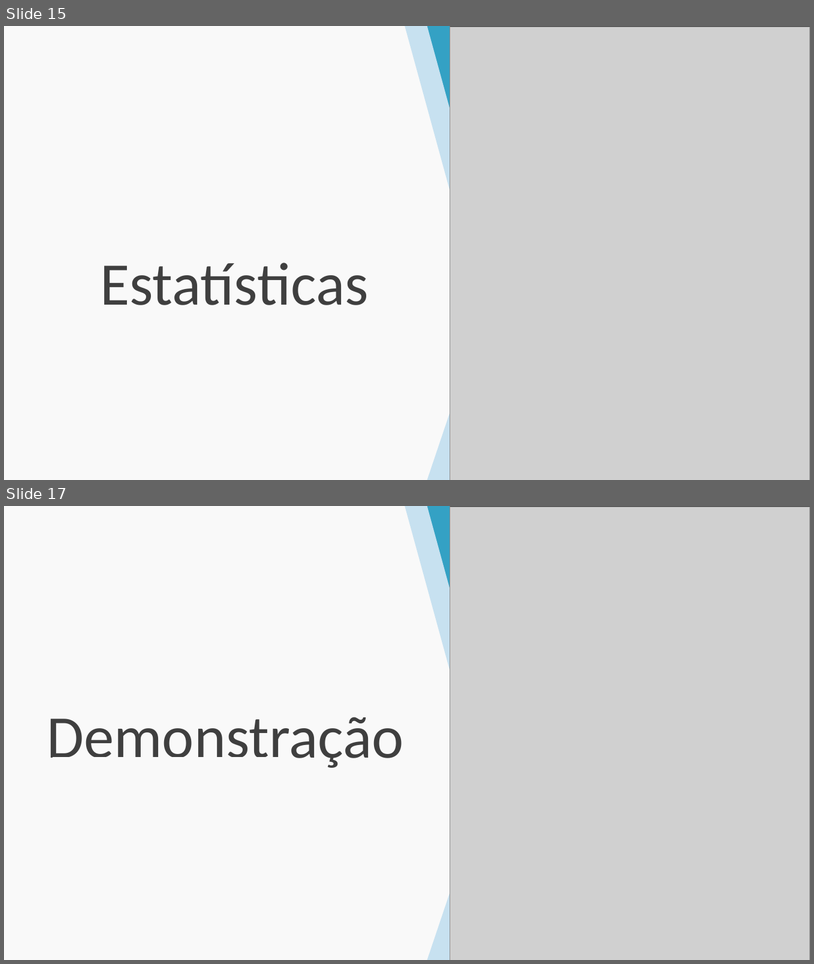
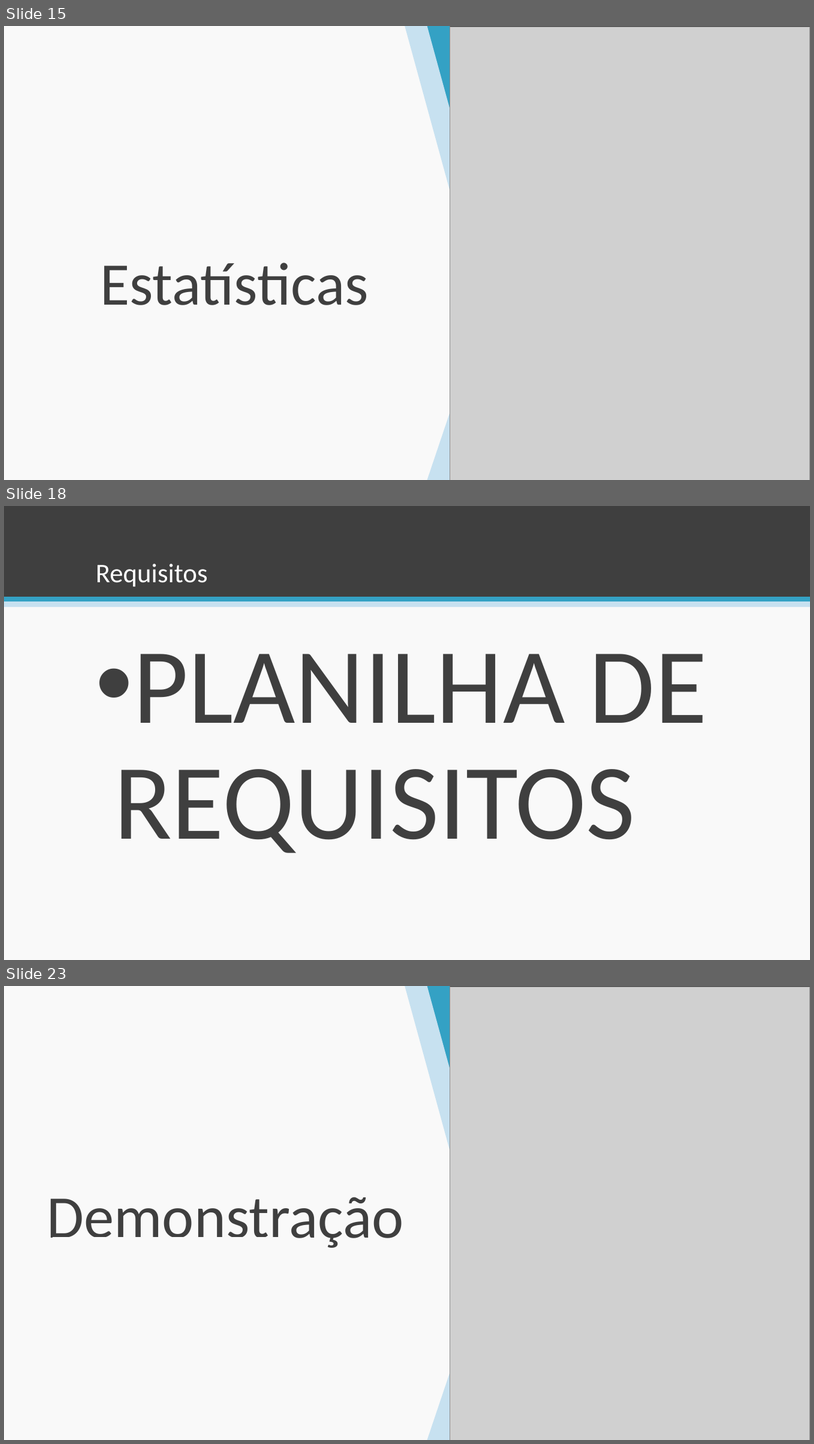
Before and after one commit to esteves-esta/TechHumi, a slide deck: documentacao/PowerPoint.pptx. Shown one above the other, each under a label of ours: slides 15 and 17 before the commit, slides 15, 18 and 23 after it; the slides between them are not shown. The pictures are 814x964 and 814x1444 pixels, drawn with LibreOffice and Linux fonts; fonts in the diff are those of the drawing; grey boxes stand for pictures; background and template pictures are left out. Boxes give left, top, right and bottom in pixels: in the first picture for what was removed or moved away, otherwise in the second. Text is boxed around its words. In the diff, an @@ line names an element or a change of style, - is before the commit and + after.

```diff
--- a/documentacao/PowerPoint.pptx
+++ b/documentacao/PowerPoint.pptx
@@ slide 18 added at [4, 506, 810, 960], background #F9F9F9 @@
@@ rectangle added at [4, 506, 810, 597], fill #3F3F3F @@
@@ title added at [96, 564, 208, 587], 32 pt, text #FFFFFF @@
+Requisitos
@@ rectangle added at [4, 597, 810, 602], fill #34A1C4 @@
@@ rectangle added at [4, 601, 810, 607], fill #C7E1F0 @@
@@ text added at [114, 654, 708, 853], 127.7 pt, text #3F3F3F @@
+• PLANILHA DE REQUISITOS
@@ what was slide 17 is now slide 23 @@
```
Also in this commit, not shown: 2 slides changed, 5 other slides added.
